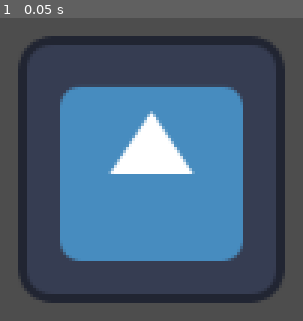
Above: before the commit, frame 1.
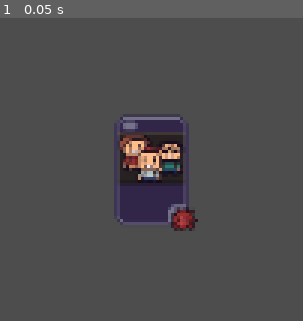
Above: after the commit, the same moment.

Repository: JPGFG/ld24
Game: Godot game, scene res://scenes/game-board/card_standin.tscn
Two runs of this game, one before a commit and one after it. Both use one fixed random seed, a clock stepped at 60 frames per second and the inputs below. The project has no main scene, so this scene is started directly. The engine's default icon, where the game draws it, is replaced by a stand-in: a white triangle on a blue panel in a dark square.
Inputs:
- Up to frame 1 (0.05 s): no input

The runs differ from the first frame. In frame 1, 44% of the frame differs, in the area x 5-95%, y 5-95%.

Commit message:
8 cards, 1 deck set and updated settings for pixel art

Diff:
--- a/project.godot
+++ b/project.godot
@@ -16,5 +16,6 @@
 
 [rendering]
 
+textures/canvas_textures/default_texture_filter=0
 renderer/rendering_method="gl_compatibility"
 renderer/rendering_method.mobile="gl_compatibility"
--- a/scenes/game-board/card_standin.tscn
+++ b/scenes/game-board/card_standin.tscn
@@ -1,7 +1,7 @@
 [gd_scene load_steps=3 format=3 uid="uid://ckotv1ahudv8f"]
 
-[ext_resource type="Texture2D" uid="uid://cdchssfst520l" path="res://icon.svg" id="1_mwnm0"]
 [ext_resource type="Script" path="res://scripts/controllers/card_standin.gd" id="2_hjgsc"]
+[ext_resource type="Texture2D" uid="uid://b3s57l03r7gre" path="res://resources/cards/populations/school_kids_card.png" id="2_i6e4d"]
 
 [node name="CardStandin" type="TextureRect"]
 anchors_preset = 8
@@ -15,5 +15,8 @@
 offset_bottom = 64.0
 grow_horizontal = 2
 grow_vertical = 2
-texture = ExtResource("1_mwnm0")
 script = ExtResource("2_hjgsc")
+
+[node name="SchoolKidsCard" type="Sprite2D" parent="."]
+position = Vector2(66, 66)
+texture = ExtResource("2_i6e4d")
Binary file added: resources/cards/decks/back_of_card.png
Not shown, added: resources/cards/decks/back_of_card.png.import
Binary file added: resources/cards/diseases/cholera.png
Not shown, added: resources/cards/diseases/cholera.png.import
Binary file added: resources/cards/diseases/common_cold.png
Not shown, added: resources/cards/diseases/common_cold.png.import
Binary file added: resources/cards/diseases/influenza.png
Not shown, added: resources/cards/diseases/influenza.png.import
Binary file added: resources/cards/diseases/mersa.png
Not shown, added: resources/cards/diseases/mersa.png.import
Binary file added: resources/cards/populations/jocks_1_card.png
Not shown, added: resources/cards/populations/jocks_1_card.png.import
(and 6 more such lines)
